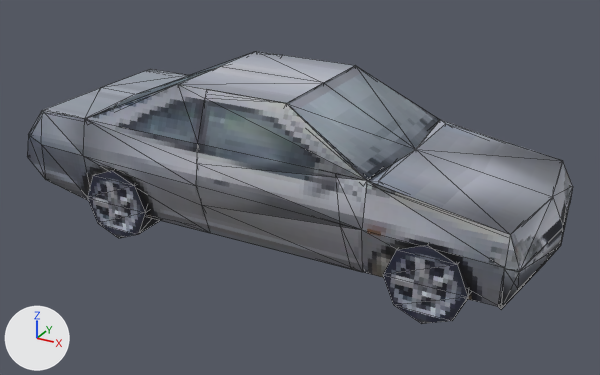
Two versions of the glTF model Meshes/Honda/honda_accord.glb, one commit apart.
Both versions are drawn from a 50 mm lens placed at (5.67, -9.99, 5.75), pointed at (0.23, -0.1, 0.81). Arrows for +X, +Y and +Z are at lower left; the lights stay in place. Mesh edges are drawn as thin lines on the coarser meshes.

Script lines for the objects in view, before the commit:
```python
me_cube_body_0_005 = bpy.data.meshes.new('Cube_Body_0.005')
me_cube_body_0_005.from_pydata(...)  # an 8-sided cylinder along z spanning x -0.554..0.554, y -0.554..0.554, z -0.303..0.303
me_cube_body_0_005.materials.append(mat_wheel)  # picture img_image_0_001
me_cube_body_0_011 = bpy.data.meshes.new('Cube_Body_0.011')
me_cube_body_0_011.from_pydata(...)  # 22 vertices, 40 faces; spans x 3.62..4.01, y 0.4..1.0, z -1.42..1.42
me_cube_body_0_011.materials.append(mat_body)  # picture img_image_0
me_cube_body_0_027 = bpy.data.meshes.new('Cube_Body_0.027')
me_cube_body_0_027.from_pydata(...)  # 112 vertices, 236 faces; spans x -3.91..4.01, y -1.0..1.02, z -1.42..1.42
me_cube_body_0_027.materials.append(mat_body)  # picture img_image_0
ob_body = bpy.data.objects.new('Body', me_cube_body_0_027)
ob_body.location = (0.0, 0.0, 1.42)
ob_body.rotation_euler = (-1.571, 0.0, 0.0)  # degrees (-90, 0, 0)
ob_bumper = bpy.data.objects.new('Bumper', me_cube_body_0_011)
ob_bumper.location = (-0.03, 0.0, 1.42)
ob_bumper.rotation_euler = (-1.571, 0.0, 0.0)  # degrees (-90, 0, 0)
ob_bumper.scale = (1.01, 1.01, 1.01)
ob_wheel_br = bpy.data.objects.new('Wheel_BR', me_cube_body_0_005)
ob_wheel_br.location = (-2.17, -1.14, 0.53)
ob_wheel_br.rotation_euler = (-1.571, 0.0, 0.0)  # degrees (-90, 0, 0)
# also in view: 'Window_Front' at (1.23, 0.0, 2.02); 'Hood' at (2.83, 0.0, 1.52); 'Wheel_FR' at (2.71, -1.14, 0.53); 'Roof' at (-0.32, 0.0, 2.37); 'Window_Back' at (-2.0, 0.0, 2.04)
```
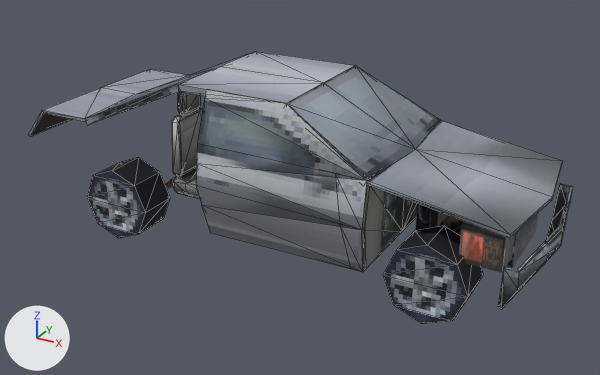
The newer file adds a shape key; the second version is drawn at full value of the shape key 'Cube Squash' of 'metal-Body-rigid', and the change is written as the vertex moves it makes.

Where the change shows, as pixel boxes (x1, y1, x2, y2) in the pictures (600 x 375 px):
'Body', deleted
    before: (27, 84, 573, 307)
'Palubka', unchanged, uncovered by the edit
    after: (365, 185, 417, 268)
'Seat.003', unchanged, uncovered by the edit
    after: (172, 92, 203, 199)
'Battery', unchanged, uncovered by the edit
    after: (459, 221, 515, 273)
'Motor', unchanged, uncovered by the edit
    after: (416, 204, 538, 268)

The change, as a diff of the scene's bpy script:
```diff
--- a/Meshes/Honda/honda_accord.glb.py
+++ b/Meshes/Honda/honda_accord.glb.py
@@ ob_body @@
-ob_body = bpy.data.objects.new('Body', me_cube_body_0_027)
-ob_body.location = (0.0, 0.0, 1.42)
-ob_body.rotation_euler = (-1.571, 0.0, 0.0)  # degrees (-90, 0, 0)
```
